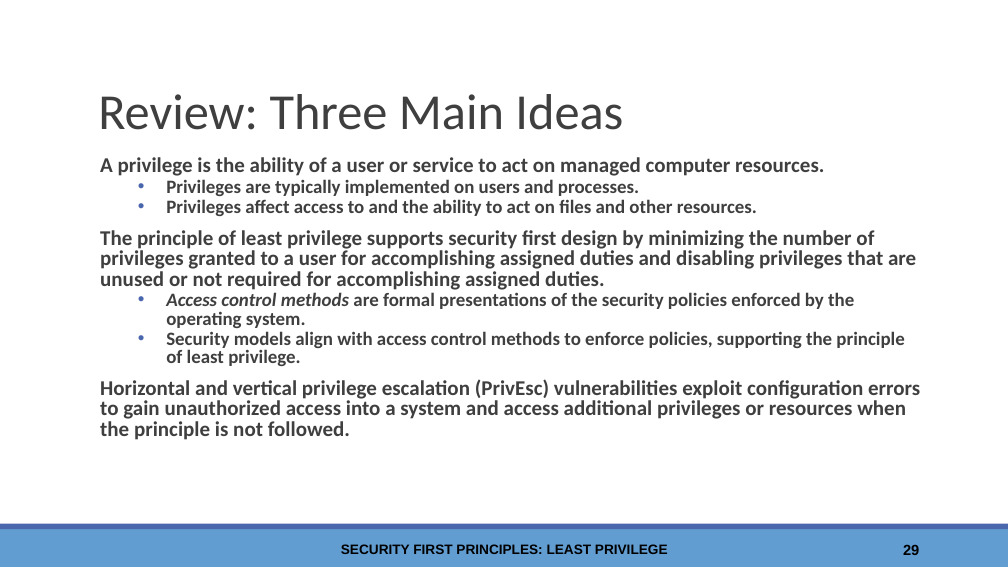
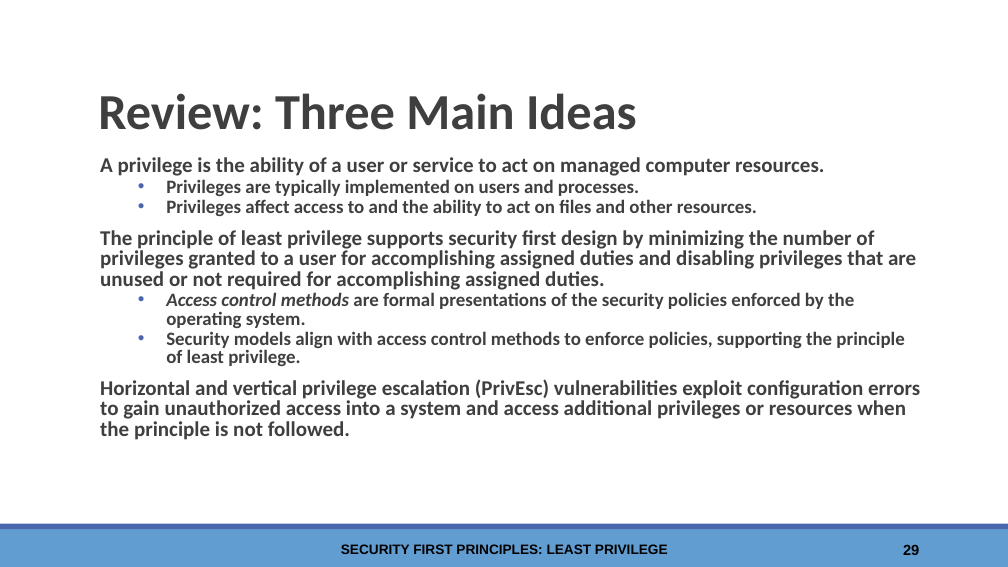
Before and after one commit to wwt9829/csc840-securityfirst, a slide deck: slide 29 of Least Privilege - Slides.pptx. Drawn at 1008x567 pixels with LibreOffice and Linux fonts; fonts in the diff are those of the drawing; background and template pictures are left out. Boxes give left, top, right and bottom in pixels: in the first picture for what was removed or moved away, otherwise in the second. Text is boxed around its words. In the diff, an @@ line names an element or a change of style, - is before the commit and + after.

```diff
--- a/Least Privilege - Slides.pptx
+++ b/Least Privilege - Slides.pptx
@@ title "Review: Three Main Ideas" at box(98, 93, 637, 130): bold on @@
```
Also in this commit, not shown: 11 other slides changed.
